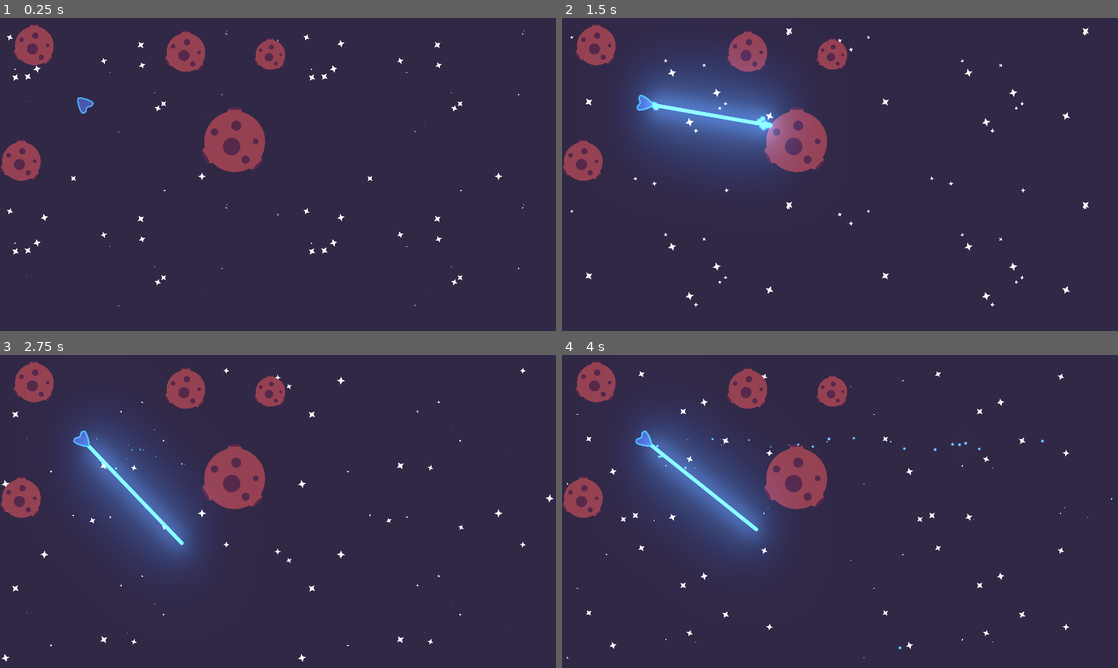
Above: before the commit, frames 1-4 (two rows, left to right).
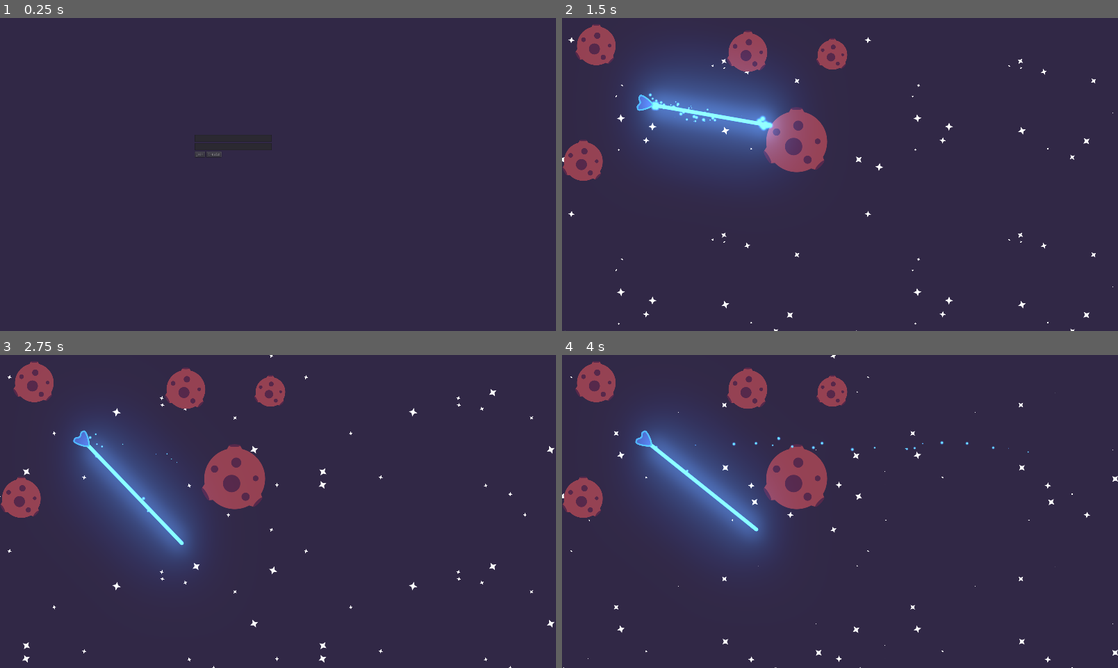
Above: after the commit, the same moments.

Repository: PIWEEK/spacehunters
Game: Godot game, scene res://Menu.tscn
Two runs of this game, one before a commit and one after it. Both use one fixed random seed, a clock stepped at 60 frames per second and the inputs below. Before the commit the project starts from res://Main.tscn.
Inputs (mouse positions are in pixels of both pictures, inside the frame that each line leads up to):
- Up to frame 1 (0.25 s): no input
- Up to frame 2 (1.5 s): click (762, 155) at 0.5 s, where only the run after the commit has a clickable "Join"; move the mouse to (962, 158) at 1.27 s; press the mouse at (962, 158) at 1.28 s
- Up to frame 3 (2.75 s): move the mouse to (166, 527) at 2.02 s; release the mouse at (166, 527) at 2.03 s; click (166, 527) at 2.1 s
- Up to frame 4 (4 s): move the mouse to (895, 442) at 2.77 s; press the mouse at (895, 442) at 2.78 s; move the mouse to (812, 574) at 3.52 s; release the mouse at (812, 574) at 3.53 s; click (812, 574) at 3.6 s

The runs differ from the first frame. In frame 1, 5.0% of the frame differs, in the area x 0-95%, y 2-93%; in frame 2, 1.0%; in frame 3, 0.9%; in frame 4, 1.0%.

Commit message:
sync position

Diff:
--- a/Global.gd
+++ b/Global.gd
@@ -1,6 +1,7 @@
 extends Node
 
 var ip = ''
+var username = ''
 var is_server = false
 
 # Called when the node enters the scene tree for the first time.
--- a/Menu.gd
+++ b/Menu.gd
@@ -1,9 +1,4 @@
 extends Control
-
-
-# Declare member variables here. Examples:
-# var a: int = 2
-# var b: String = "text"
 
 onready var join_button = $Client/VBoxContainer/HBoxContainer/Join
 onready var create_button = $Client/VBoxContainer/HBoxContainer/Create
@@ -24,12 +19,11 @@
     start_game()
 
 func _join_pressed():
-    print('join');
+    start_game()
     global.is_server = false
     global.ip = ip.text
     global.username = username.text
-    network.connect_to_server(username, ip)
-    start_game()
+    network.connect_to_server(global.username, global.ip)
 
 func start_game():
     get_tree().change_scene("res://Main.tscn")
--- a/Network.gd
+++ b/Network.gd
@@ -22,10 +22,11 @@
     get_tree().set_network_peer(peer)
 
 func connect_to_server(player_nickname, ip = DEFAULT_IP):
+    print('connect to server', ip)
     self_data.name = player_nickname
     get_tree().connect('connected_to_server', self, '_connected_to_server')
     var peer = NetworkedMultiplayerENet.new()
-    peer.create_client(ip, DEFAULT_PORT)
+    peer.create_client(DEFAULT_IP, DEFAULT_PORT)
     get_tree().set_network_peer(peer)
 
 func _connected_to_server():
@@ -55,11 +56,11 @@
 
 remote func _send_player_info(id, info):
     players[id] = info
-    var new_player = load('res://player/PlayerShip.tscn').instance()
+    var new_player = load('res://PlayerShip.tscn').instance()
     new_player.name = str(id)
     new_player.set_network_master(id)
-    $Main.add_child(new_player)
-    new_player.init(info.name, info.position, true)
+    $'/root/Main'.add_child(new_player)
+    new_player.init(info.name, info.position)
 
 func update_position(id, position):
     players[id].position = position
--- a/PlayerShip.gd
+++ b/PlayerShip.gd
@@ -4,18 +4,25 @@
 var is_current_player
 var last_position
 
+slave var slave_position = Vector2()
+
 func _process(_delta: float) -> void:
-
-    if is_current_player:
+    if is_network_master():
         var new_position = get_global_mouse_position()
 
         if last_position != new_position:
             look_at(new_position)
             last_position = new_position
 
-            rpc("move", new_position)
+            rset_unreliable("slave_position", new_position)
+    else:
+        look_at(slave_position)
 
 func _unhandled_input(event: InputEvent) -> void:
-    if not event.is_action("fire_weapon"):
-        return
-    laser.is_casting = event.is_action_pressed("fire_weapon")
+    if is_network_master():
+        if not event.is_action("fire_weapon"):
+            return
+        laser.is_casting = event.is_action_pressed("fire_weapon")
+
+func init(nickname, start_position):
+    global_position = start_position
--- a/project.godot
+++ b/project.godot
@@ -16,7 +16,7 @@
 [application]
 
 config/name="Space Hunters"
-run/main_scene="res://Main.tscn"
+run/main_scene="res://Menu.tscn"
 config/icon="res://icon.png"
 
 [autoload]
